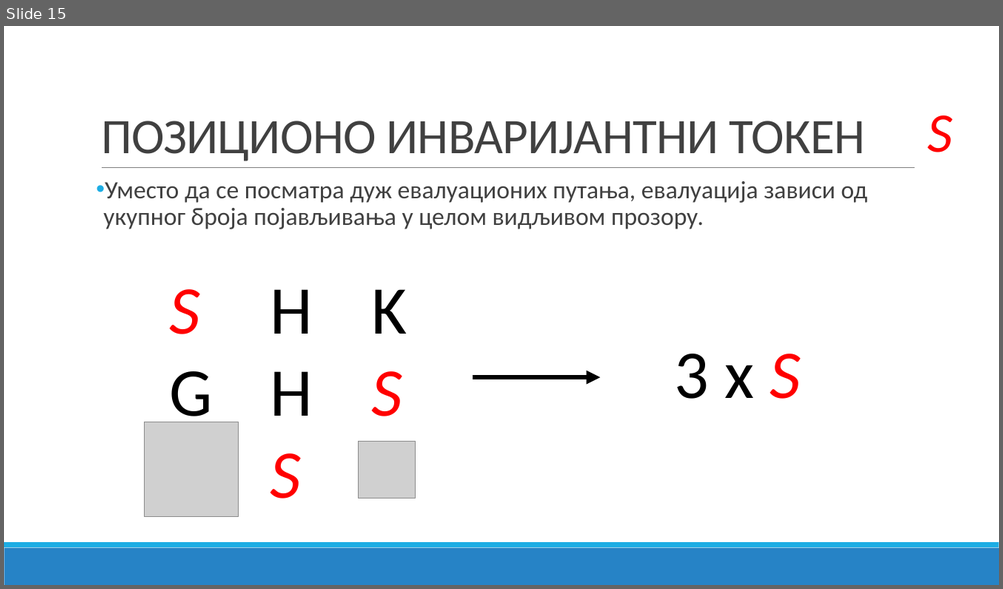
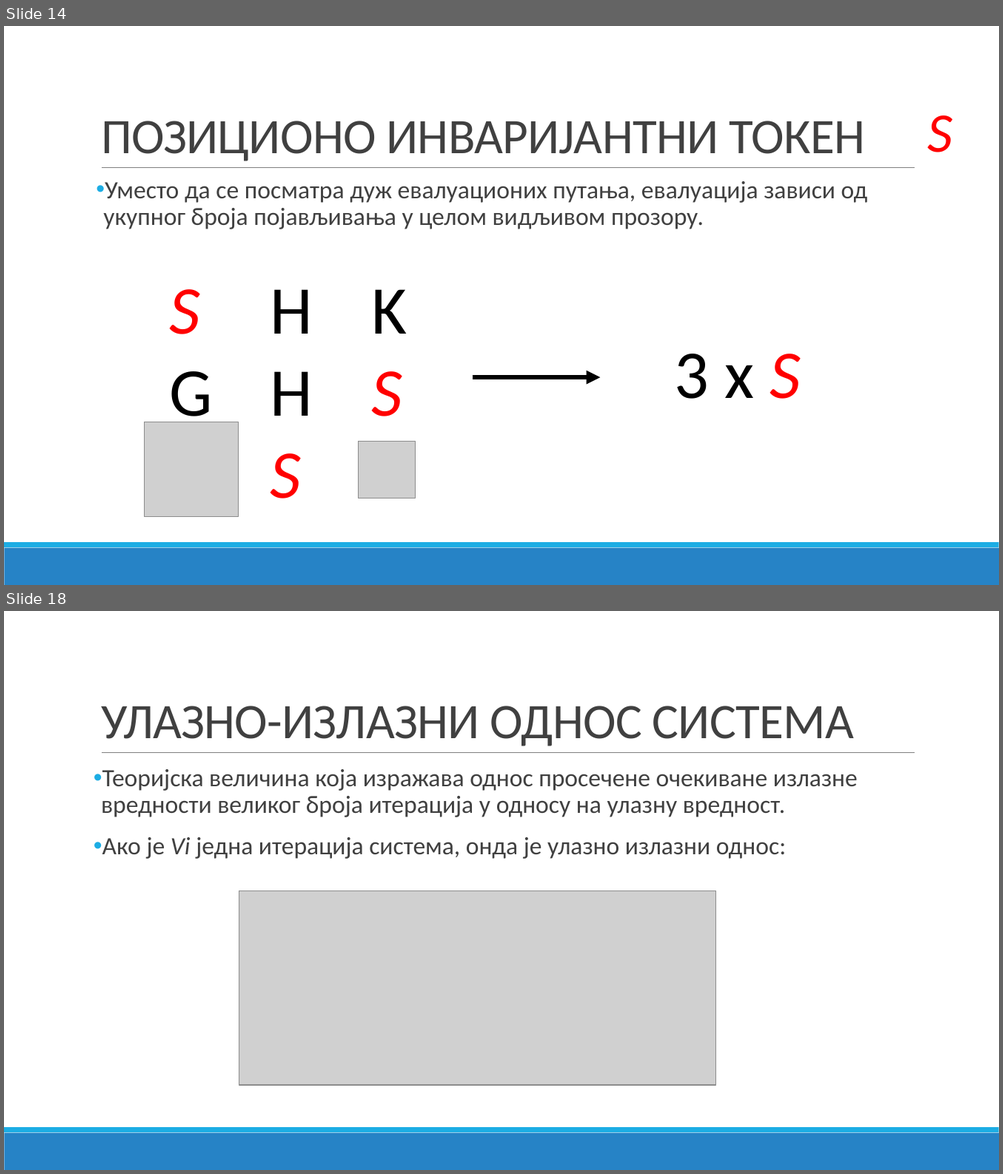
Before and after one commit to bxgda/diplomski-rad, a slide deck: PREZENTACIJA_JB.pptx. Shown one above the other, each under a label of ours: slide 15 before the commit, slides 14 and 18 after it; the slides between them are not shown. The pictures are 1003x589 and 1003x1174 pixels, drawn with LibreOffice and Linux fonts; fonts in the diff are those of the drawing; grey boxes stand for pictures. Boxes give left, top, right and bottom in pixels: in the first picture for what was removed or moved away, otherwise in the second. Text is boxed around its words. In the diff, an @@ line names an element or a change of style, - is before the commit and + after.

```diff
--- a/PREZENTACIJA_JB.pptx
+++ b/PREZENTACIJA_JB.pptx
@@ slide 18 added at [4,611,999,1170], background #FFFFFF; not listed: 3 template elements that a slide beside it also shows @@
@@ title added at [101,706,854,746], 48 pt, text #404040 @@
+УЛАЗНО-ИЗЛАЗНИ ОДНОС СИСТЕМА
@@ text added at [101,769,857,859], 24 pt, text #404040 @@
+• Теоријска величина која изражава однос просечене очекиване излазне вредности великог броја итерација у односу на улазну вредност.
+• Ако је Vi једна итерација система, онда је улазно излазни однос:
@@ picture added at [239,891,717,1085] @@
@@ what was slide 15 is now slide 14 @@
```
Also in this commit, not shown: 2 slides changed, 17 other slides added, 1 slide removed.
